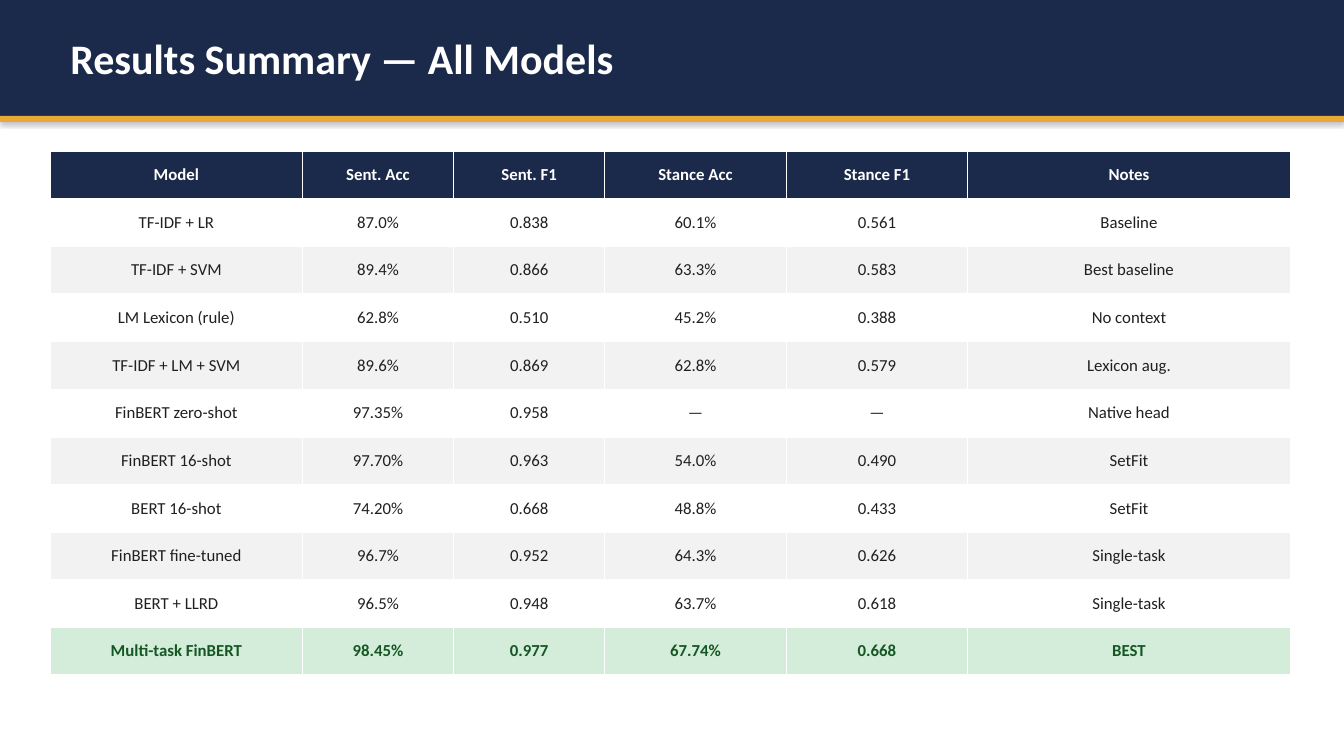
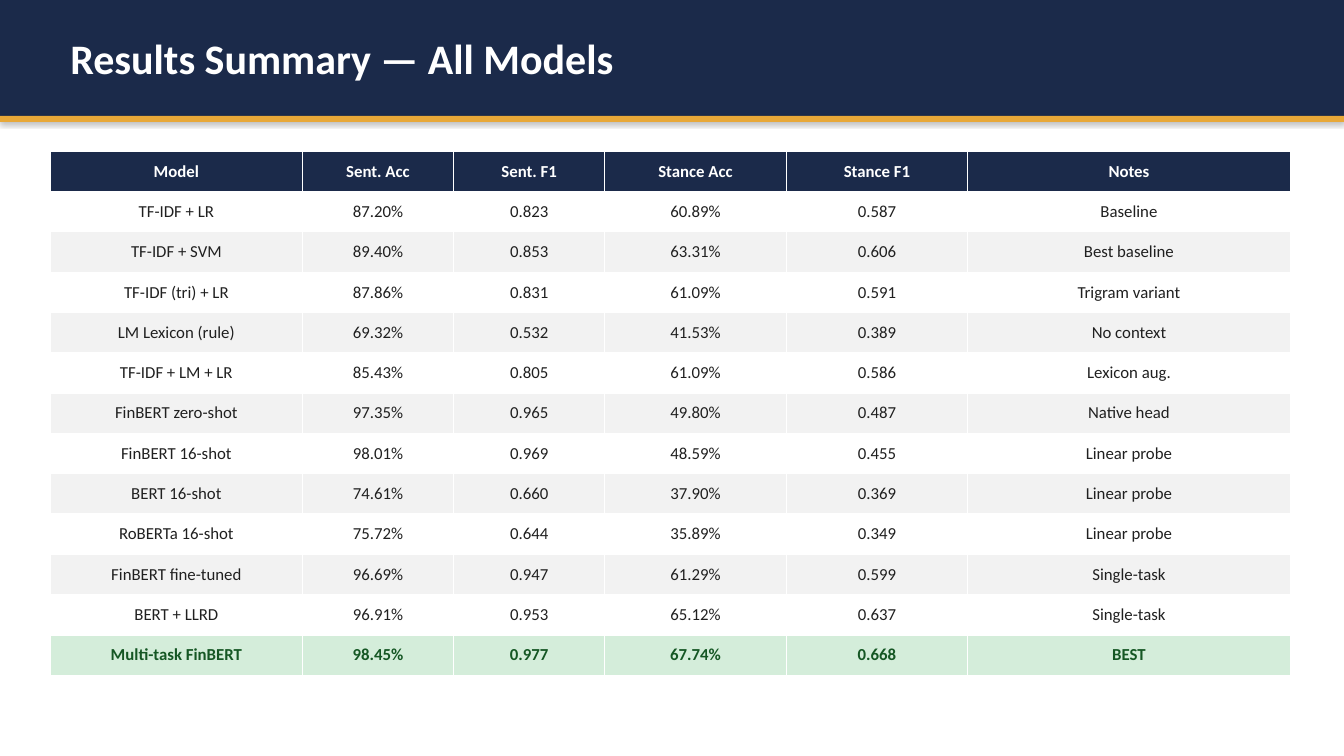
Before and after one commit to LouisNguyen1409/financial-nlp-stance-sentiment, a slide deck: slide 11 of presentation/COMP6713_Financial_NLP.pptx. Drawn at 1344x756 pixels with LibreOffice and Linux fonts; fonts in the diff are those of the drawing. Boxes give left, top, right and bottom in pixels: in the first picture for what was removed or moved away, otherwise in the second. Text is boxed around its words. In the diff, an @@ line names an element or a change of style, - is before the commit and + after.

```diff
--- a/presentation/COMP6713_Financial_NLP.pptx
+++ b/presentation/COMP6713_Financial_NLP.pptx
@@ table at <box>50,151,1291,676</box> @@
-row 2: TF-IDF + LR | 87.0% | 0.838 | 60.1% | 0.561 | Baseline
-row 3: TF-IDF + SVM | 89.4% | 0.866 | 63.3% | 0.583 | Best baseline
-row 4: LM Lexicon (rule) | 62.8% | 0.510 | 45.2% | 0.388 | No context
-row 5: TF-IDF + LM + SVM | 89.6% | 0.869 | 62.8% | 0.579 | Lexicon aug.
-row 6: FinBERT zero-shot | 97.35% | 0.958 | — | — | Native head
-row 7: FinBERT 16-shot | 97.70% | 0.963 | 54.0% | 0.490 | SetFit
-row 8: BERT 16-shot | 74.20% | 0.668 | 48.8% | 0.433 | SetFit
-row 9: FinBERT fine-tuned | 96.7% | 0.952 | 64.3% | 0.626 | Single-task
-row 10: BERT + LLRD | 96.5% | 0.948 | 63.7% | 0.618 | Single-task
+row 2: TF-IDF + LR | 87.20% | 0.823 | 60.89% | 0.587 | Baseline
+row 3: TF-IDF + SVM | 89.40% | 0.853 | 63.31% | 0.606 | Best baseline
+row 4: TF-IDF (tri) + LR | 87.86% | 0.831 | 61.09% | 0.591 | Trigram variant
+row 5: LM Lexicon (rule) | 69.32% | 0.532 | 41.53% | 0.389 | No context
+row 6: TF-IDF + LM + LR | 85.43% | 0.805 | 61.09% | 0.586 | Lexicon aug.
+row 7: FinBERT zero-shot | 97.35% | 0.965 | 49.80% | 0.487 | Native head
+row 8: FinBERT 16-shot | 98.01% | 0.969 | 48.59% | 0.455 | Linear probe
+row 9: BERT 16-shot | 74.61% | 0.660 | 37.90% | 0.369 | Linear probe
+row 10: RoBERTa 16-shot | 75.72% | 0.644 | 35.89% | 0.349 | Linear probe
+row 11: FinBERT fine-tuned | 96.69% | 0.947 | 61.29% | 0.599 | Single-task
+row 12: BERT + LLRD | 96.91% | 0.953 | 65.12% | 0.637 | Single-task
```
Also in this commit, not shown: 7 other slides changed, 29 other files.
